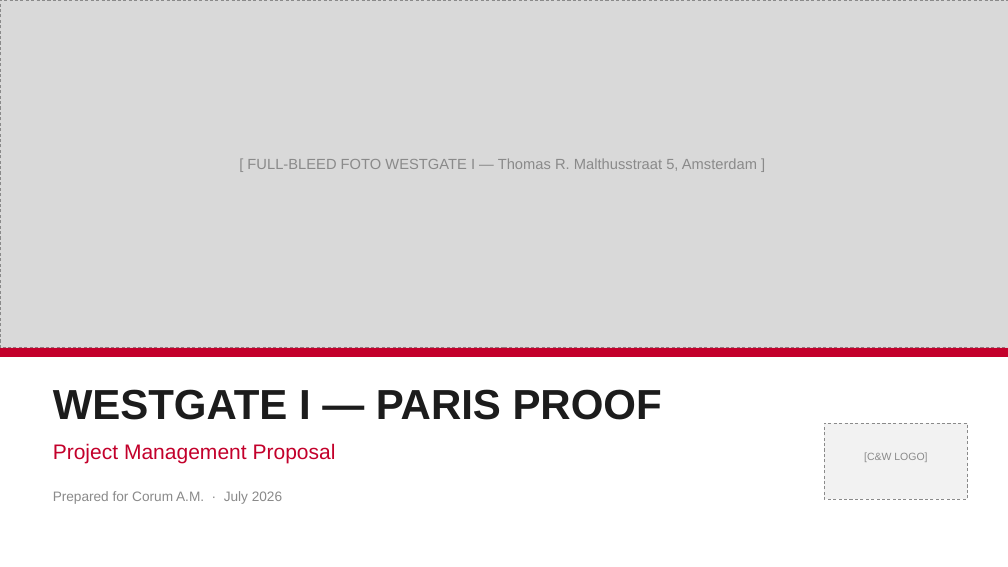
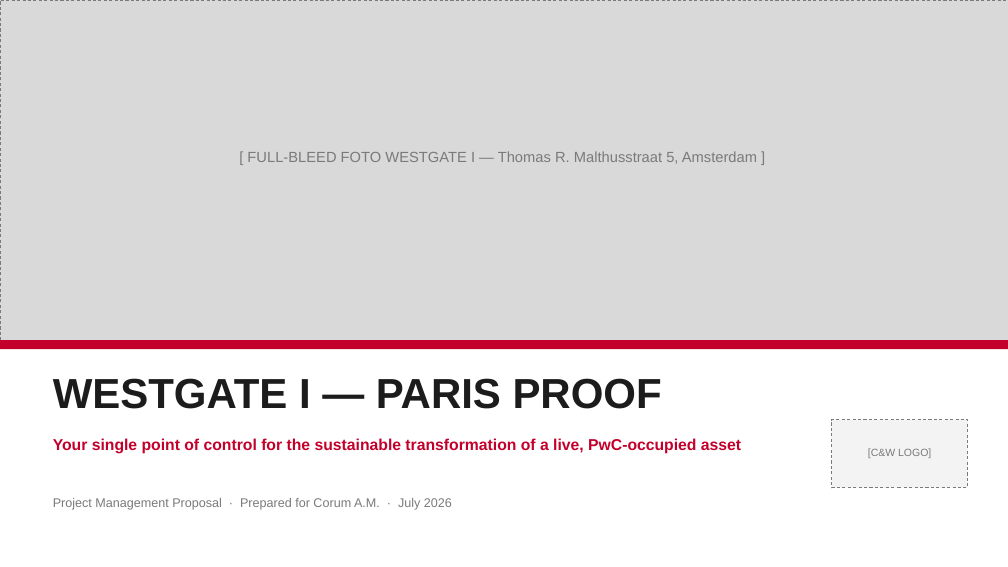
Before and after one commit to sjbezemer-cmyk/Solid-Base, a slide deck: slide 1 of corum-pitch/Corum-Westgate-I-Pitch-Wireframe.pptx. Drawn at 1008x567 pixels with LibreOffice and Linux fonts; fonts in the diff are those of the drawing. Boxes give left, top, right and bottom in pixels: in the first picture for what was removed or moved away, otherwise in the second. Text is boxed around its words. In the diff, an @@ line names an element or a change of style, - is before the commit and + after.

```diff
--- a/corum-pitch/Corum-Westgate-I-Pitch-Wireframe.pptx
+++ b/corum-pitch/Corum-Westgate-I-Pitch-Wireframe.pptx
@@ rectangle: place and size @@
-rectangle at box(0, 0, 1008, 348)
+rectangle at box(0, 0, 1008, 340)
@@ rectangle at box(0, 0, 1008, 340): outline #8A8A8A 0.75 pt dashed to #7A7A7A 0.75 pt dashed @@
@@ text "[ FULL-BLEED FOTO WESTGATE I ...": place and size @@
-text "[ FULL-BLEED FOTO WESTGATE I ..." at box(247, 158, 757, 171)
+text "[ FULL-BLEED FOTO WESTGATE I ..." at box(247, 151, 757, 164)
@@ text "[ FULL-BLEED FOTO WESTGATE I ..." at box(247, 151, 757, 164): text colour #8A8A8A to #7A7A7A @@
@@ rectangle: place and size @@
-rectangle at box(0, 348, 1008, 357)
+rectangle at box(0, 340, 1008, 349)
@@ text "WESTGATE I — PARIS PROOF": place and size @@
-text "WESTGATE I — PARIS PROOF" at box(53, 389, 662, 420)
+text "WESTGATE I — PARIS PROOF" at box(53, 378, 662, 409)
@@ text at box(53, 438, 741, 454): text changed; size 20 to 15 pt; bold on @@
-Project Management Proposal
+Your single point of control for the sustainable transformation of a live, PwC-occupied asset
@@ text "[C&W LOGO]" at box(868, 448, 931, 458): text colour #8A8A8A to #7A7A7A @@
@@ rectangle: place and size @@
-rectangle at box(824, 423, 968, 499)
+rectangle at box(832, 420, 968, 488)
@@ rectangle at box(832, 420, 968, 488): fill #F2F2F2 to #F3F3F3; outline #8A8A8A 0.75 pt dashed to #7A7A7A 0.75 pt dashed @@
@@ text at box(53, 498, 452, 510): text changed; size 13 to 12 pt; text colour #8A8A8A to #7A7A7A @@
-Prepared for Corum A.M. · July 2026
+Project Management Proposal · Prepared for Corum A.M. · July 2026
```
Also in this commit, not shown: 9 other slides changed, 14 slides added, 6 slides removed, 3 other files.
